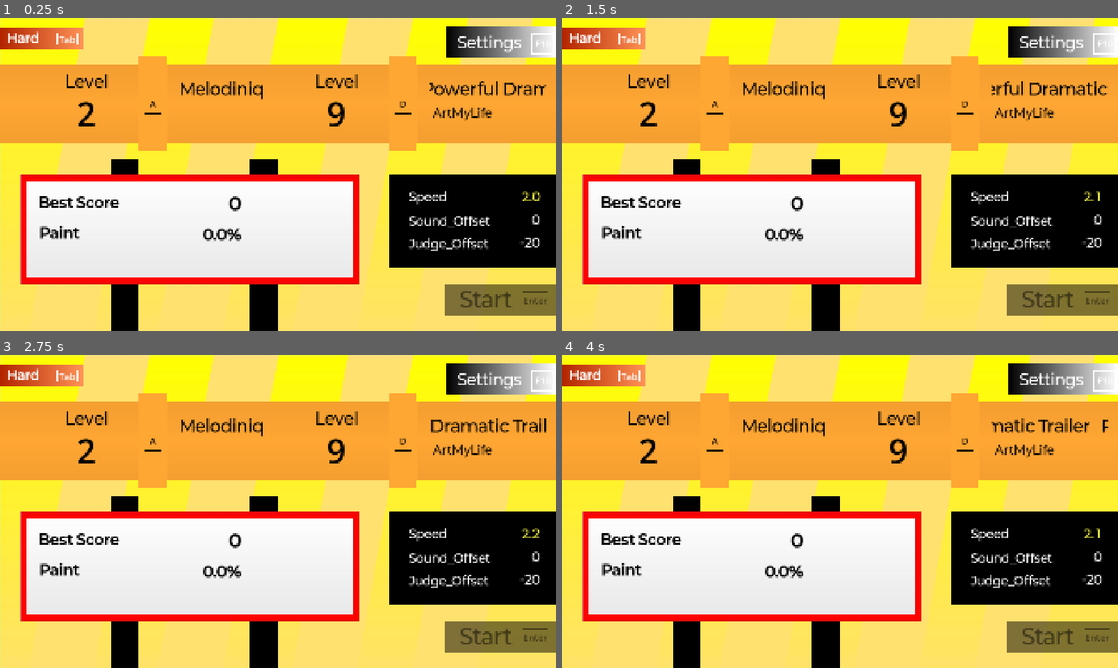
Above: before the commit, frames 1-4 (two rows, left to right).
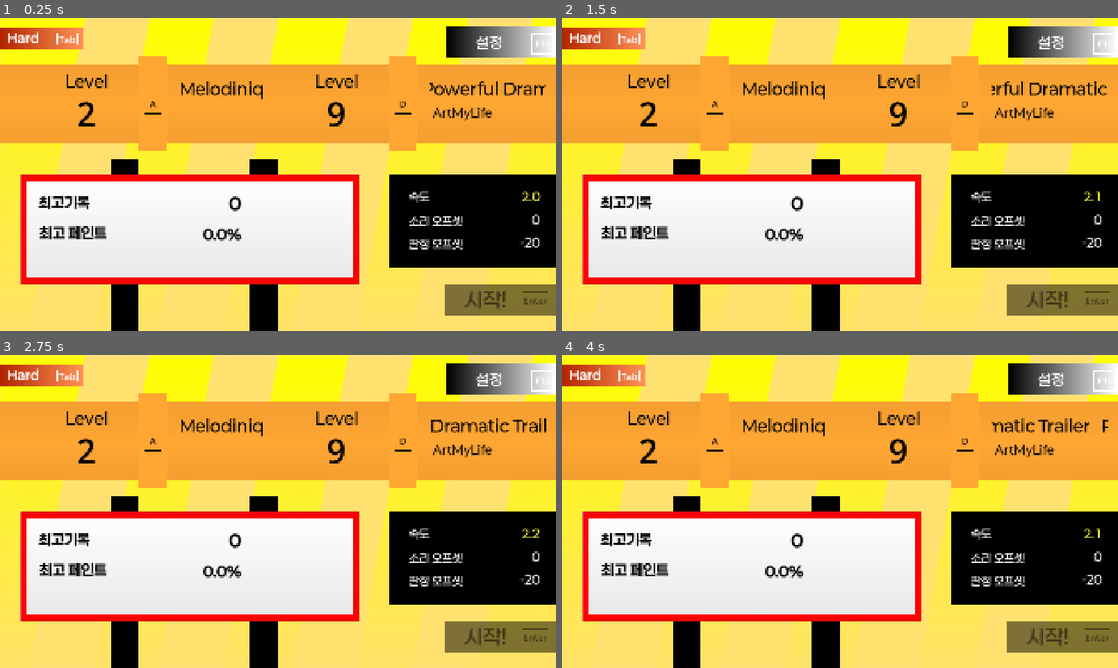
Above: after the commit, the same moments.

Repository: junu192857/Vexatonic-dash-2
Game: Godot game, scene res://Scenes/SelectSong.tscn
Same seed, same stepped clock (60 frames per second), same inputs: the game is played once before the commit and once after it. This scene is started directly instead of the project's main scene.
Inputs (mouse positions are in pixels of both pictures, inside the frame that each line leads up to):
- Up to frame 1 (0.25 s): no input
- Up to frame 2 (1.5 s): tap Enter at 0.5, 0.6 s; move the mouse to (962, 158) at 0.52 s; hold Right 0.53-1.25 s; click (962, 158) at 0.67 s; tap Space at 0.77 s; drag from (728, 190) to (812, 237) at 1.27 s
- Up to frame 3 (2.75 s): move the mouse to (333, 442) at 2.02 s; hold Right from 2.03 s (still down); tap Delete at 2.1 s
- Up to frame 4 (4 s): release Right at 2.75 s; drag from (812, 574) to (673, 464) at 2.77 s; move the mouse to (1006, 558) at 3.52 s; hold Left from 3.53 s (still down); tap Shift at 3.6 s; tap Space at 3.77 s

The runs differ from the first frame. In frame 1, 2.1% of the frame differs, in the area x 6-94%, y 5-94%; in frame 2, 2.1%; in frame 3, 2.1%; in frame 4, 2.1%.

Commit message:
일부 UI 한글화

Diff:
--- a/vexatonic-dash-2/Scenes/SelectSong.tscn
+++ b/vexatonic-dash-2/Scenes/SelectSong.tscn
@@ -773,7 +773,7 @@
 theme_override_colors/font_color = Color(0, 0, 0, 1)
 theme_override_fonts/font = ExtResource("8_puwos")
 theme_override_font_sizes/font_size = 50
-text = "Paint"
+text = "최고 페인트"
 vertical_alignment = 1
 
 [node name="BestScore" type="Label" parent="CanvasLayer/Control/SongDataHolder/Holder" unique_id=1883576132]
@@ -790,7 +790,7 @@
 theme_override_colors/font_color = Color(0, 0, 0, 1)
 theme_override_fonts/font = ExtResource("8_puwos")
 theme_override_font_sizes/font_size = 50
-text = "Best Score"
+text = "최고기록"
 vertical_alignment = 1
 
 [node name="PaintValue" type="Label" parent="CanvasLayer/Control/SongDataHolder/Holder" unique_id=1834441864]
@@ -932,7 +932,7 @@
 offset_bottom = -6.1035156e-05
 theme_override_fonts/font = ExtResource("5_7150g")
 theme_override_font_sizes/font_size = 52
-text = "Settings"
+text = "설정"
 horizontal_alignment = 1
 vertical_alignment = 1
 
@@ -985,7 +985,7 @@
 offset_right = 0.015991211
 theme_override_fonts/font = ExtResource("5_7150g")
 theme_override_font_sizes/font_size = 72
-text = "Start"
+text = "시작!"
 horizontal_alignment = 1
 vertical_alignment = 1
 
@@ -1015,7 +1015,7 @@
 offset_bottom = 0.13470459
 theme_override_fonts/font = ExtResource("5_7150g")
 theme_override_font_sizes/font_size = 40
-text = "Judge_Offset"
+text = "판정 오프셋"
 vertical_alignment = 1
 
 [node name="SoundOffset" type="Label" parent="CanvasLayer/Control/SettingHolder" unique_id=2025918682]
@@ -1027,11 +1027,11 @@
 anchor_bottom = 0.62
 offset_left = -0.26202393
 offset_top = 0.0067367554
-offset_right = -103.15103
+offset_right = 1.8489685
 offset_bottom = -0.039352417
 theme_override_fonts/font = ExtResource("5_7150g")
 theme_override_font_sizes/font_size = 40
-text = "Sound_Offset"
+text = "소리 오프셋"
 vertical_alignment = 1
 
 [node name="Speed" type="Label" parent="CanvasLayer/Control/SettingHolder" unique_id=1621748373]
@@ -1047,7 +1047,7 @@
 offset_bottom = 8.10466
 theme_override_fonts/font = ExtResource("5_7150g")
 theme_override_font_sizes/font_size = 40
-text = "Speed"
+text = "속도"
 vertical_alignment = 1
 
 [node name="SpeedValue" type="Label" parent="CanvasLayer/Control/SettingHolder" unique_id=1290855835]
